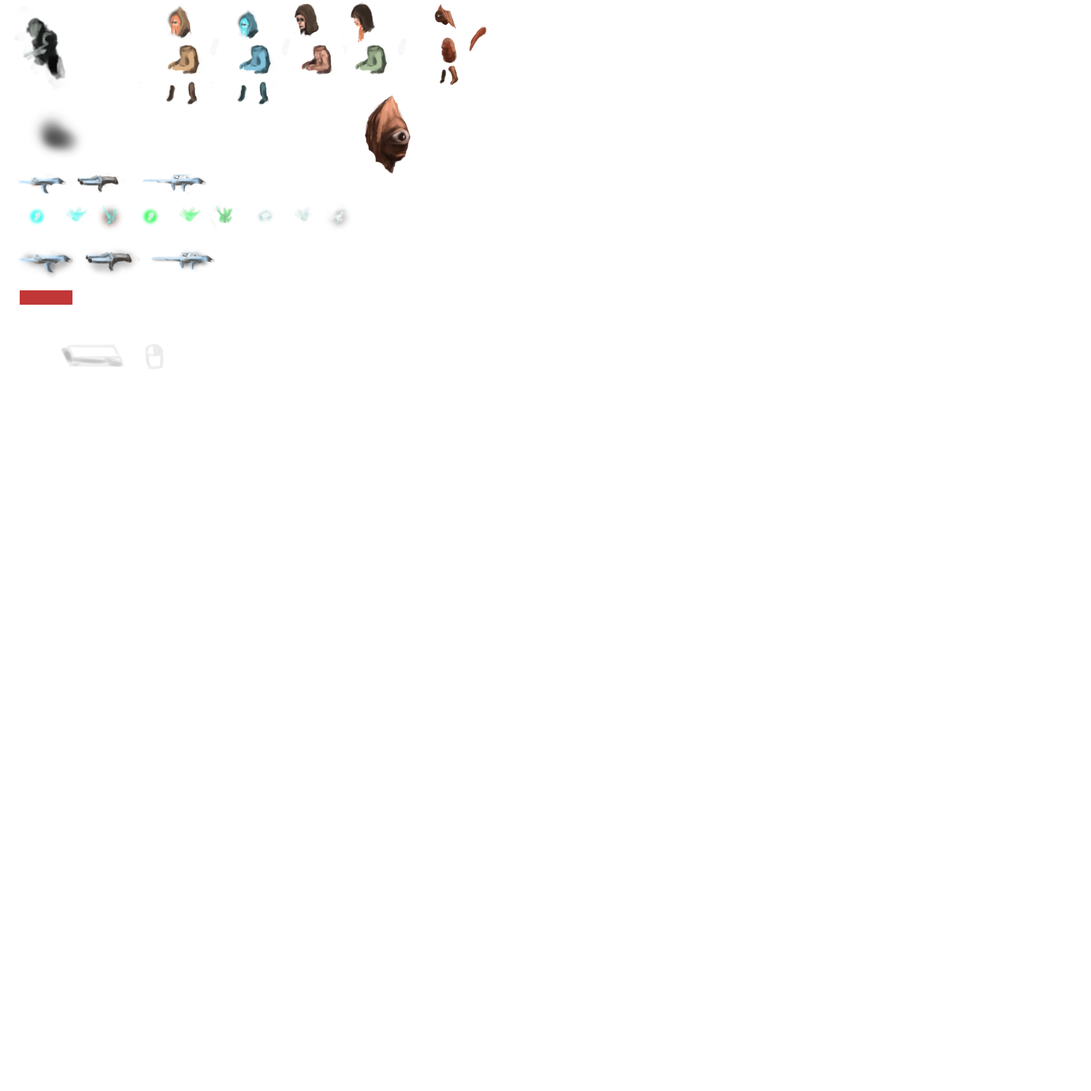
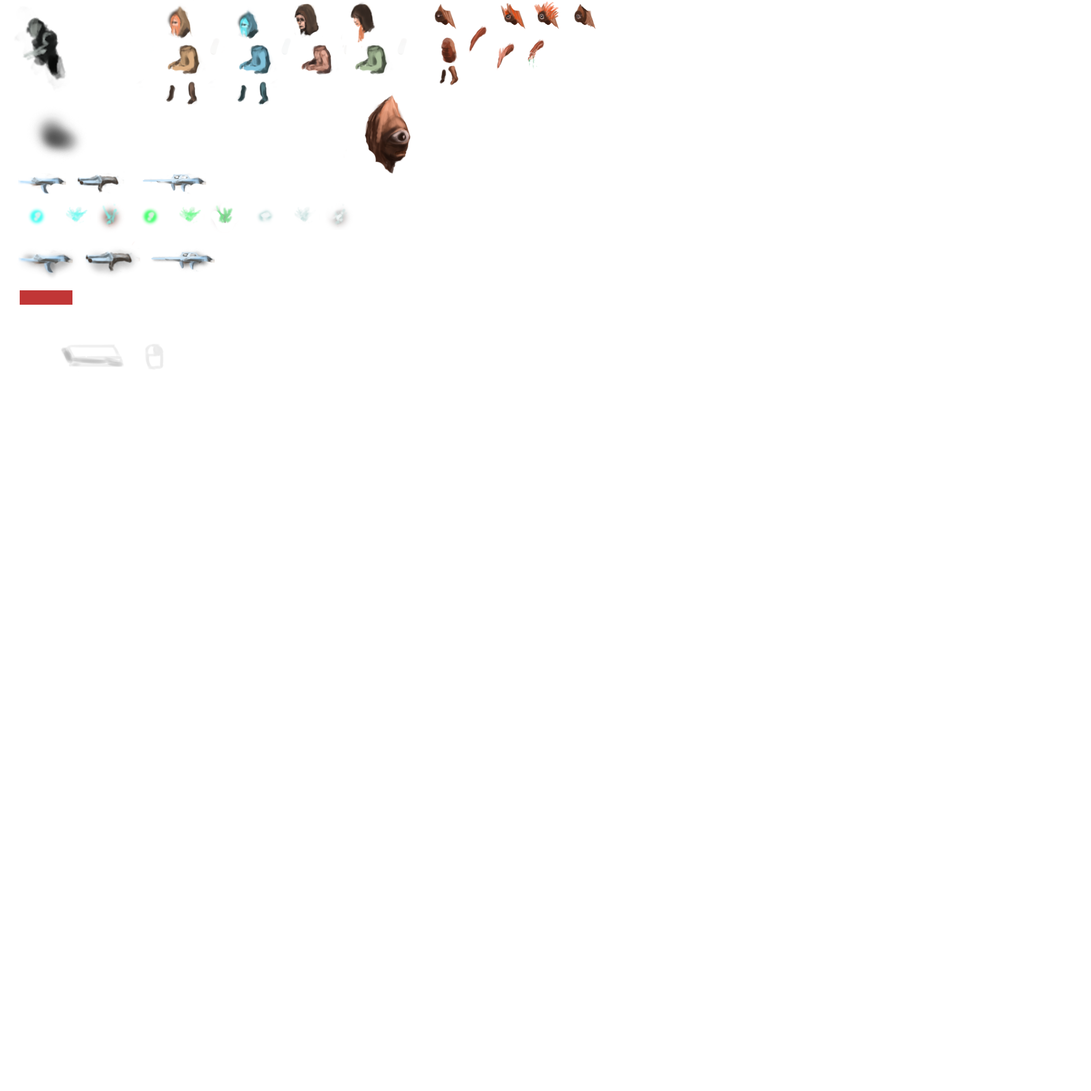
Before/after of a (1091, 1091) layered artwork. What changed in the layer stack:
renamed "Layer 9" to "Monster", painted on it over [496, 1, 597, 71]
